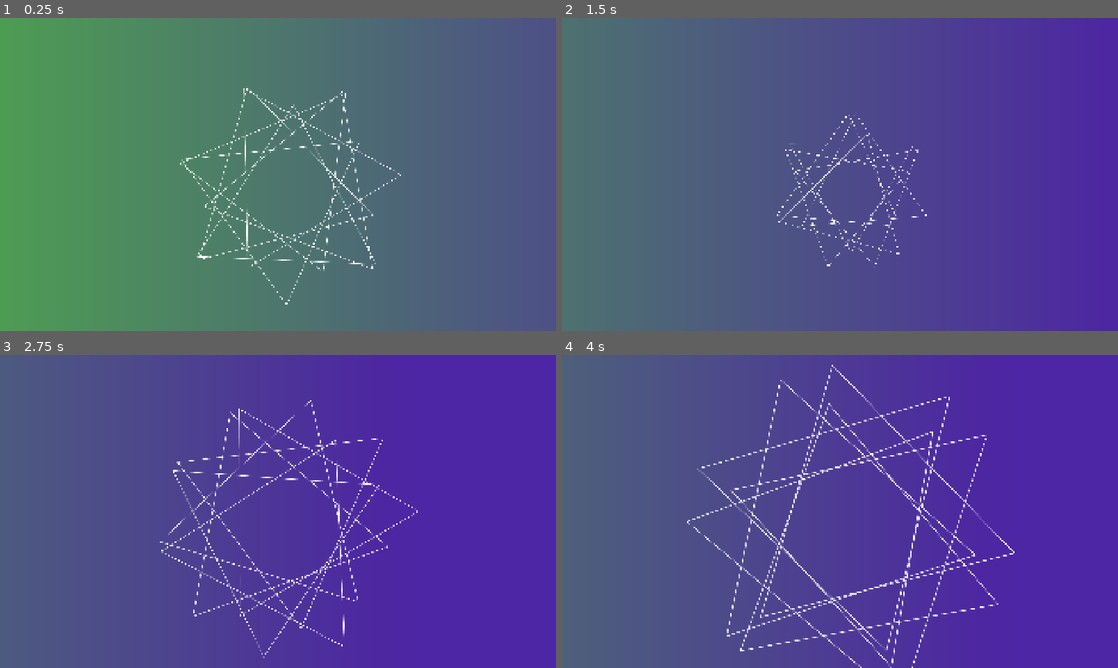
Above: before the commit, frames 1-4 (two rows, left to right).
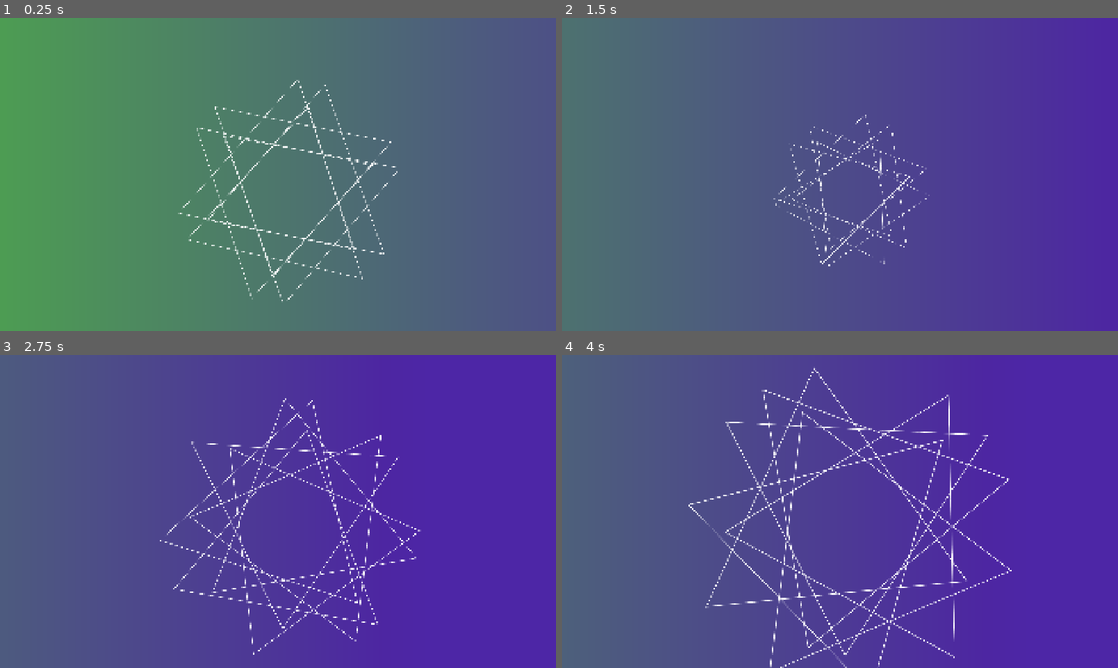
Above: after the commit, the same moments.

Repository: Juju-brz/GDVJ
Game: Godot game, scene res://templates/06_Pentacle.tscn
The game is run twice, just before and just after one commit, with the same random seed, the same clock (stepped at 60 frames per second) and the same inputs. This scene is started directly instead of the project's main scene.
Inputs (mouse positions are in pixels of both pictures, inside the frame that each line leads up to):
- Up to frame 1 (0.25 s): no input
- Up to frame 2 (1.5 s): tap Enter at 0.5 s; move the mouse to (962, 158) at 0.52 s; move the mouse to (728, 190) at 1.27 s
- Up to frame 3 (2.75 s): move the mouse to (333, 442) at 2.02 s
- Up to frame 4 (4 s): move the mouse to (812, 574) at 2.77 s; move the mouse to (1006, 558) at 3.52 s

The runs differ from the first frame. In frame 1, 2.6% of the frame differs, in the area x 32-73%, y 19-92%; in frame 2, 1.3%; in frame 3, 3.4%; in frame 4, 5.7%, in the area x 22-82%, y 3-100%.

Commit message:
okay its finish but its not a pentacle

Diff:
--- a/scripts/05_circle_star.gd
+++ b/scripts/05_circle_star.gd
@@ -26,7 +26,7 @@
 
 func _ready() -> void:
 	super._ready()
-	NEXT_SCENE_PATH = "res://templates/01_Superpositions_geometriques.tscn"
+	NEXT_SCENE_PATH = "res://templates/06_Pentacle.tscn"
 	# 1. SAFETY: Create placeholder if needed
 	if original_sprite.texture == null:
 		var placeholder = PlaceholderTexture2D.new()
--- a/scripts/06_pentacle.gd
+++ b/scripts/06_pentacle.gd
@@ -39,7 +39,7 @@
 	super._ready()
 
 	speed = 5.0
-	NEXT_SCENE_PATH = "res://templates/03-Spiral.tscn"
+	NEXT_SCENE_PATH = "res://templates/01_Superpositions_geometriques.tscn"
 
 
 	if not next_tpt.pressed.is_connected(_on_next_tpt_pressed):
@@ -69,7 +69,7 @@
 	super._process(delta)
 	# 1. UPDATE TIMERS
 	#time_passed += delta * speed
-	overall_rotation += ROTATION_SPEED * delta
+	overall_rotation += ROTATION_SPEED * delta * speed
 	SPACING = slider_spacing.value
 
 	# 2. UPDATE BACKGROUND
@@ -132,8 +132,8 @@
 
 			# 3. SCALE & ROTATION
 			sprite.scale = Vector2(target_scale, target_scale)
-			var rotation_influence = lerp(1.0, 5.0, mouse_norm.y)
-			sprite.rotation = overall_rotation + (col * 0.3) * rotation_influence
+			var rotation_influence = lerp(1.0, 5.0, mouse_norm.y * 0.5)
+			sprite.rotation = overall_rotation + (col * 0.52) * rotation_influence
 
 
 #### HELPER FUNCTIONS ####
